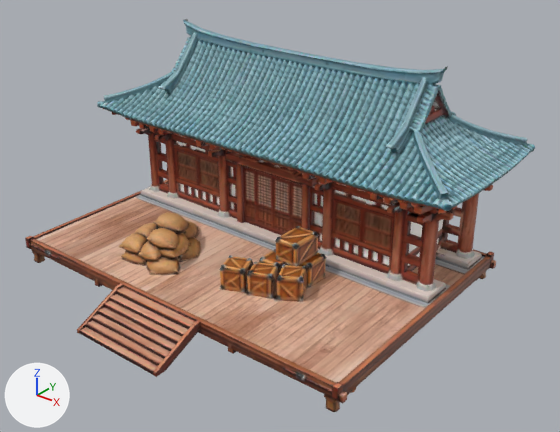
An edit to the glTF model app/src/main/assets/scenes/qm_warehouse.glb, drawn before and after from the same camera.
Before and after are seen from a 50 mm camera at (14.23, -16.1, 12.48) aimed at (1.17, 0.23, 2.36). Arrows for +X, +Y and +Z are at lower left; the lights stay in place. The picture after the commit comes second.

Objects in the first picture: 'qm_warehouse'.
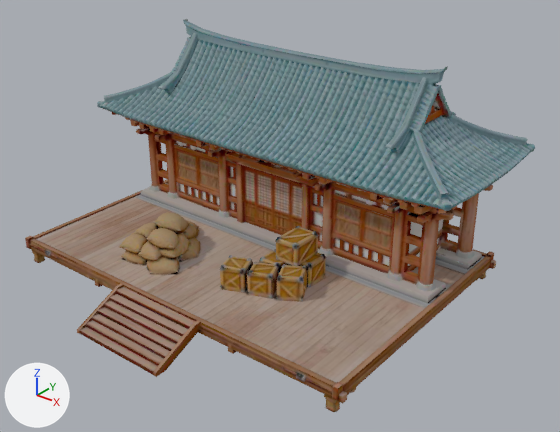
Where the change shows, as pixel boxes (x1, y1, x2, y2) in the pictures (560 x 432 px):
'qm_warehouse', surface changed: (25, 19, 535, 412) in both

The change, as a diff of the scene's bpy script:
```diff
--- a/app/src/main/assets/scenes/qm_warehouse.glb.py
+++ b/app/src/main/assets/scenes/qm_warehouse.glb.py
@@ img_lit_srgb @@
+img_lit_srgb = load_image('lit_srgb', '_unpacked/lit_srgb', 2048, 2048, 'sRGB')
@@ mat_qm_warehouse_near @@
 mat_qm_warehouse_near = bpy.data.materials.new('qm_warehouse_near')
-# nodes: BsdfPrincipled, NormalMap, OutputMaterial, TexImage x3
-# uses the picture img_qm_warehouse_near_base
-# uses the picture img_qm_warehouse_near_normal
+# nodes: BsdfTransparent, Emission, LightPath, MixShader, OutputMaterial, TexImage
+# uses the picture img_lit_srgb
```
